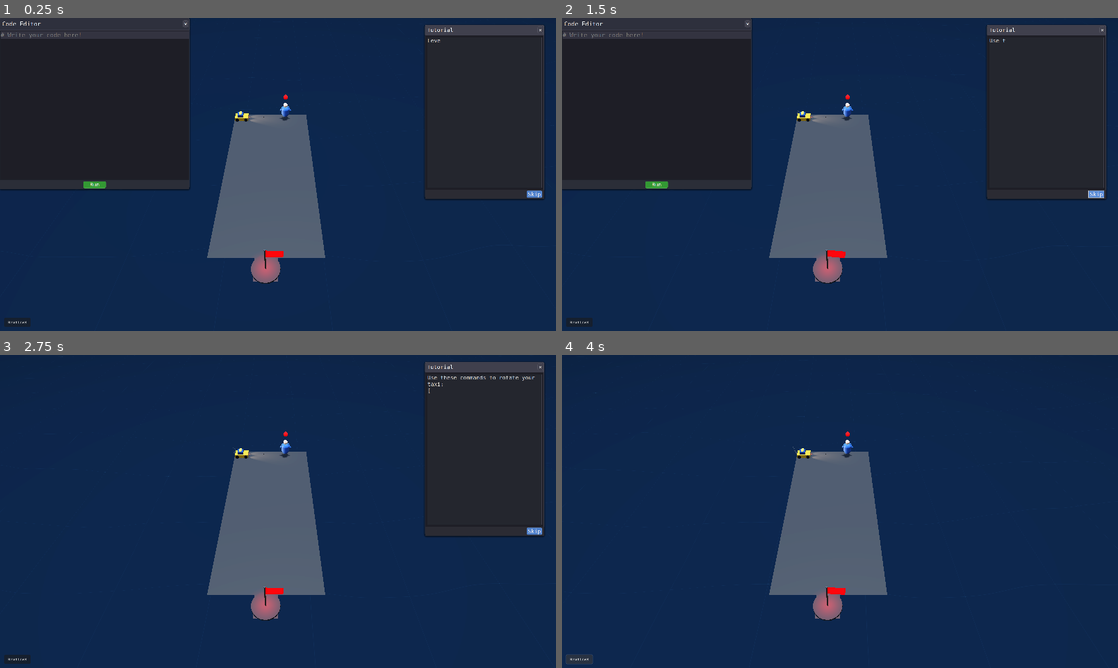
Above: before the commit, frames 1-4 (two rows, left to right).
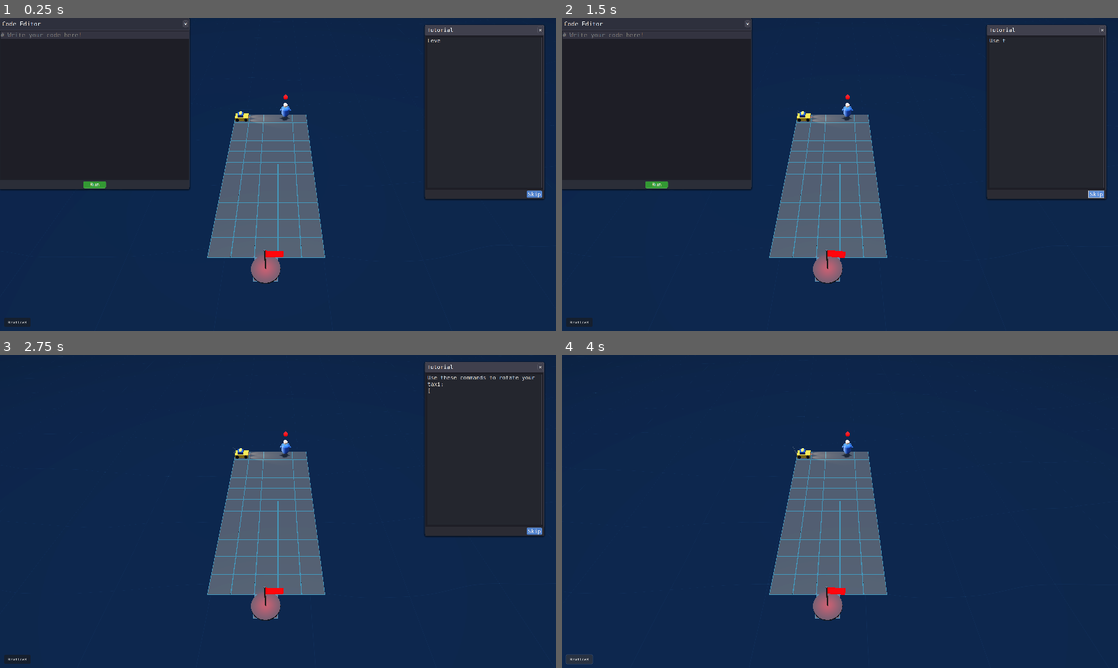
Above: after the commit, the same moments.

Repository: maxballison/self_driving
Game: Godot game, scene res://Main.tscn
The game is run twice, just before and just after one commit, with the same random seed, the same clock (stepped at 60 frames per second) and the same inputs.
Inputs:
- Up to frame 1 (0.25 s): no input
- Up to frame 2 (1.5 s): click "Skip" at 0.5 s; click "Skip" at 1.25 s
- Up to frame 3 (2.75 s): click "×" at 2 s
- Up to frame 4 (4 s): click "×" at 2.75 s; click "Reset Level" at 3.5 s

The runs differ from the first frame. In frame 1, 0.6% of the frame differs, in the area x 37-59%, y 30-85%; in frame 2, 0.6%; in frame 3, 0.6%; in frame 4, 0.6%.

Commit message:
added grid + fixee some stuff

Diff:
--- a/scripts/Player.gd
+++ b/scripts/Player.gd
@@ -12,7 +12,7 @@
 
 # New driving mechanics
 var unit_distance: float = 1.0  # One "unit" of distance
-var natural_friction: float = 10  # Even less friction (was 0.3)
+var natural_friction: float = 20  # Even less friction (was 0.3)
 var last_grounded_position: Vector3 = Vector3.ZERO # Track last known good position
 
 # Direction vector (normalized)
@@ -329,7 +329,7 @@
 	var velocity_before_turn = linear_velocity
 
 	# --- Rotation using Angular Velocity ---
-	var turn_duration = 0.05 # Desired duration of the 90-degree turn
+	var turn_duration = 0.02 # Desired duration of the 90-degree turn
 	var start_rotation_y = rotation.y
 
 	# Calculate target angle change (90 degrees = PI/2 radians)
--- a/tiles/TileEmpty.tscn
+++ b/tiles/TileEmpty.tscn
@@ -7,8 +7,19 @@
 albedo_color = Color(0.15, 0.15, 0.15, 1)
 roughness = 0.7
 
+[sub_resource type="BoxMesh" id="BoxMesh_nhyvw"]
+
+[sub_resource type="StandardMaterial3D" id="StandardMaterial3D_biqrs"]
+albedo_color = Color(0.161318, 0.321677, 0.356123, 1)
+
 [node name="Tile" type="Node3D" groups=["floor", "road"]]
 
 [node name="MeshInstance3D" type="MeshInstance3D" parent="."]
+transform = Transform3D(0.96, 0, 0, 0, 1, 0, 0, 0, 0.96, 0, 0, 0)
 mesh = SubResource("BoxMesh_u4paj")
 surface_material_override/0 = SubResource("StandardMaterial3D_3fwr6")
+
+[node name="MeshInstance3D2" type="MeshInstance3D" parent="."]
+transform = Transform3D(1.00122, 0, 0, 0, 0.0151547, 0, 0, 0, 1.00122, 0, 0, 0)
+mesh = SubResource("BoxMesh_nhyvw")
+surface_material_override/0 = SubResource("StandardMaterial3D_biqrs")
Not shown: 1 places in tiles/TileEmpty.tscn that only renumber resources
